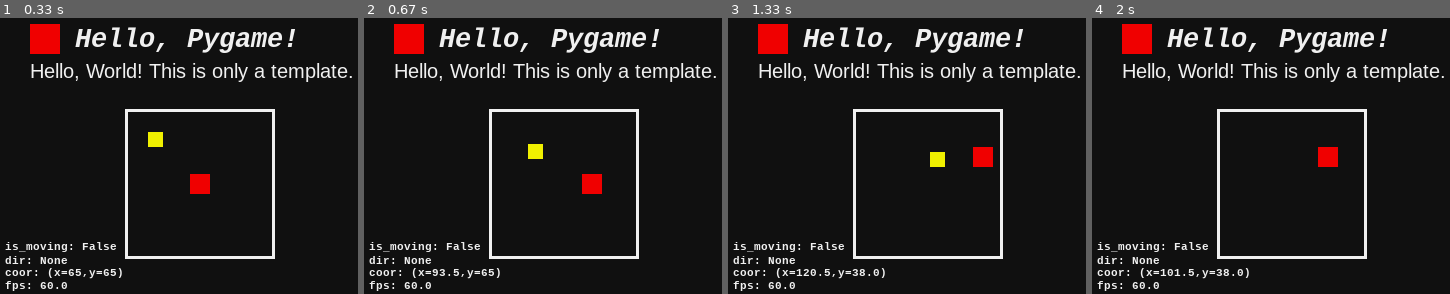
Above: before the commit, frames 1-4 (left to right).
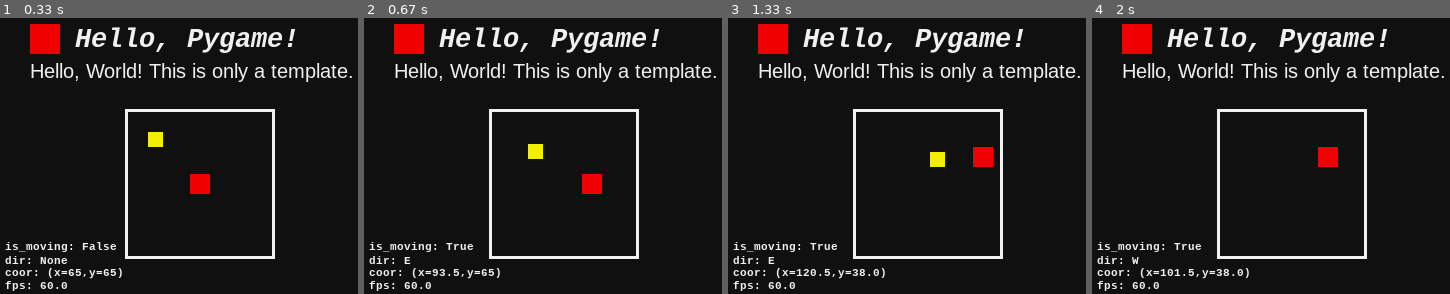
Above: after the commit, the same moments.

Repository: BynJerL/Pygame-Experiment
Game: pygame game, started from hello_world.py
Same seed, same stepped clock (60 frames per second), same inputs: the game is played once before the commit and once after it.
Inputs:
- Up to frame 1 (0.33 s): no input
- Up to frame 2 (0.67 s): hold Right from 0.33 s (still down)
- Up to frame 3 (1.33 s): release Right at 0.8 s; hold Up 0.83-1.13 s; hold Right from 1.17 s (still down)
- Up to frame 4 (2 s): release Right at 1.63 s; hold Left from 1.67 s (still down)

Frame 1 is identical in both runs. In frame 2, 0.3% of the frame differs, in the area x 11-33%, y 81-90%; in frame 3, 0.3%; in frame 4, 0.3%.

Commit message:
Refactor the getDirection method in Player.

Diff:
--- a/hello_world.py
+++ b/hello_world.py
@@ -58,21 +58,21 @@
 
         if dx == 0 and dy == 0:
             self.direction = None
-        elif dx == 1 and dy == 0:
+        elif dx > 0 and dy == 0:
             self.direction = "E"
-        elif dx == 1 and dy == 1:
+        elif dx > 0 and dy > 0:
             self.direction = "SE"
-        elif dx == 0 and dy == 1:
+        elif dx == 0 and dy > 0:
             self.direction = "S"
-        elif dx == -1 and dy == 1:
+        elif dx < 0 and dy > 0:
             self.direction = "SW"
-        elif dx == -1 and dy == 0:
+        elif dx < 0 and dy == 0:
             self.direction = "W"
-        elif dx == -1 and dy == -1:
+        elif dx < 0 and dy < 0:
             self.direction = "NW"
-        elif dx == 0 and dy == -1:
+        elif dx == 0 and dy < 0:
             self.direction = "N"
-        elif dx == 1 and dy == -1:
+        elif dx > 0 and dy < 0:
             self.direction = "NE"
 
     def idling(self):
@@ -189,8 +189,8 @@
     if keys[pg.K_RIGHT]:
         player.moveRight()
 
+    follower.update(player)
     player.getDirection()
-    follower.update(player)
 
     if player.direction == None:
         player.isMoving = False
